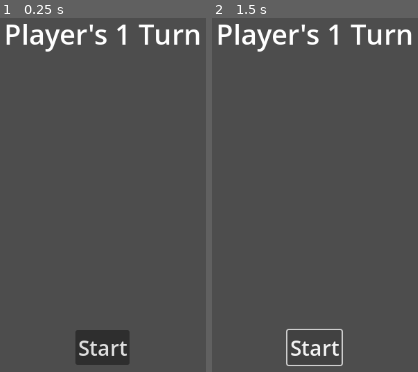
Above: before the commit, frames 1-2 (left to right).
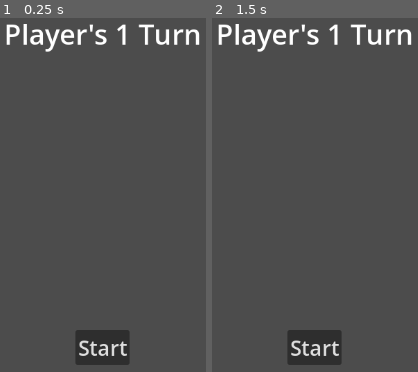
Above: after the commit, the same moments.

Repository: Yogadhveep/transylvaniagame
Game: Godot game, scene res://playerscreen.tscn
Two runs of this game, one before a commit and one after it. Both use one fixed random seed, a clock stepped at 60 frames per second and the inputs below. This scene is started directly instead of the project's main scene.
Inputs:
- Up to frame 1 (0.25 s): no input
- Up to frame 2 (1.5 s): click "Start" at 0.5 s; click "Start" at 1.25 s

The runs differ from the first frame. In frame 2, 0.4% of the frame differs, in the area x 35-64%, y 87-99%.

Commit message:
eeeeeeeeeeeeeee

Diff:
--- a/transylvaniagame/Global.gd
+++ b/transylvaniagame/Global.gd
@@ -22,6 +22,15 @@
 var highlighted_moves = []
 var dead = []
 var alive = -1
+var roles = {
+	1:"Dracula",
+	2:"Frankenstein",
+	3:"Murray",
+	4:"Wayne",
+	5:"Griffin",
+	6:"Blobby"
+}
+var player_roles = {}
 
 
 func get_connected(node):
--- a/transylvaniagame/game.gd
+++ b/transylvaniagame/game.gd
@@ -12,11 +12,12 @@
 }
 
 
-
 func _ready():
 	# Instead of using setget, we directly call the function to set player_count
 	set_player_count()
 	Global.set_moves($Graph, get_node("Players").get_node("Player1").get_pos())
+	print(Global.player_roles)
+	print(Global.roles)
 
 func set_player_count() -> void:
 	for i in range(Global.player_count):
@@ -43,5 +44,15 @@
 			player.position = random_node.position
 			random_node.occupy_by(index)
 			player.set_circle_color(colors[index],index)
+			Global.player_roles[index] = get_role()
 			if index == 1:
 				player.selected(true)
+func get_role():
+	var available_roles = {}
+	for role_key in Global.roles:
+		if Global.roles[role_key] not in Global.player_roles:
+			print("1:"+Global.roles[role_key])
+			available_roles[role_key] = Global.roles[role_key]
+	var values_role = available_roles.keys()
+	var result = values_role[randi_range(0, values_role.size() - 1)]
+	return result
--- a/transylvaniagame/graph_node.gd
+++ b/transylvaniagame/graph_node.gd
@@ -25,13 +25,14 @@
 		if Global.alive <= 1:
 			get_tree().change_scene_to_file("res://end_game.tscn")
 
-
 	$"../../Players".get_node("Player"+str(Global.turn)).selected(false)
 	Global.turn_ended()
 	$"../../Players".get_node("Player"+str(Global.turn)).selected(true)
 
 	Global.remove_moves($"..")
 	Global.set_moves($"..",$"../../Players".get_node("Player"+str(Global.turn)).get_pos())
+
+
 
 
 func move_player():
--- a/transylvaniagame/playerscreen.tscn
+++ b/transylvaniagame/playerscreen.tscn
@@ -16,6 +16,7 @@
 script = ExtResource("1_qmn4i")
 
 [node name="VBoxContainer" type="VBoxContainer" parent="."]
+z_index = 10
 layout_mode = 1
 anchors_preset = 8
 anchor_left = 0.5
@@ -49,4 +50,14 @@
 theme_override_font_sizes/font_size = 30
 text = "Start"
 
+[node name="ColorRect" type="ColorRect" parent="."]
+z_index = 9
+layout_mode = 1
+anchors_preset = 15
+anchor_right = 1.0
+anchor_bottom = 1.0
+grow_horizontal = 2
+grow_vertical = 2
+color = Color(0.298039, 0.298039, 0.298039, 1)
+
 [connection signal="pressed" from="VBoxContainer/Button" to="." method="_on_button_pressed"]
Not shown: 1 places in transylvaniagame/playerscreen.tscn that only renumber resources
